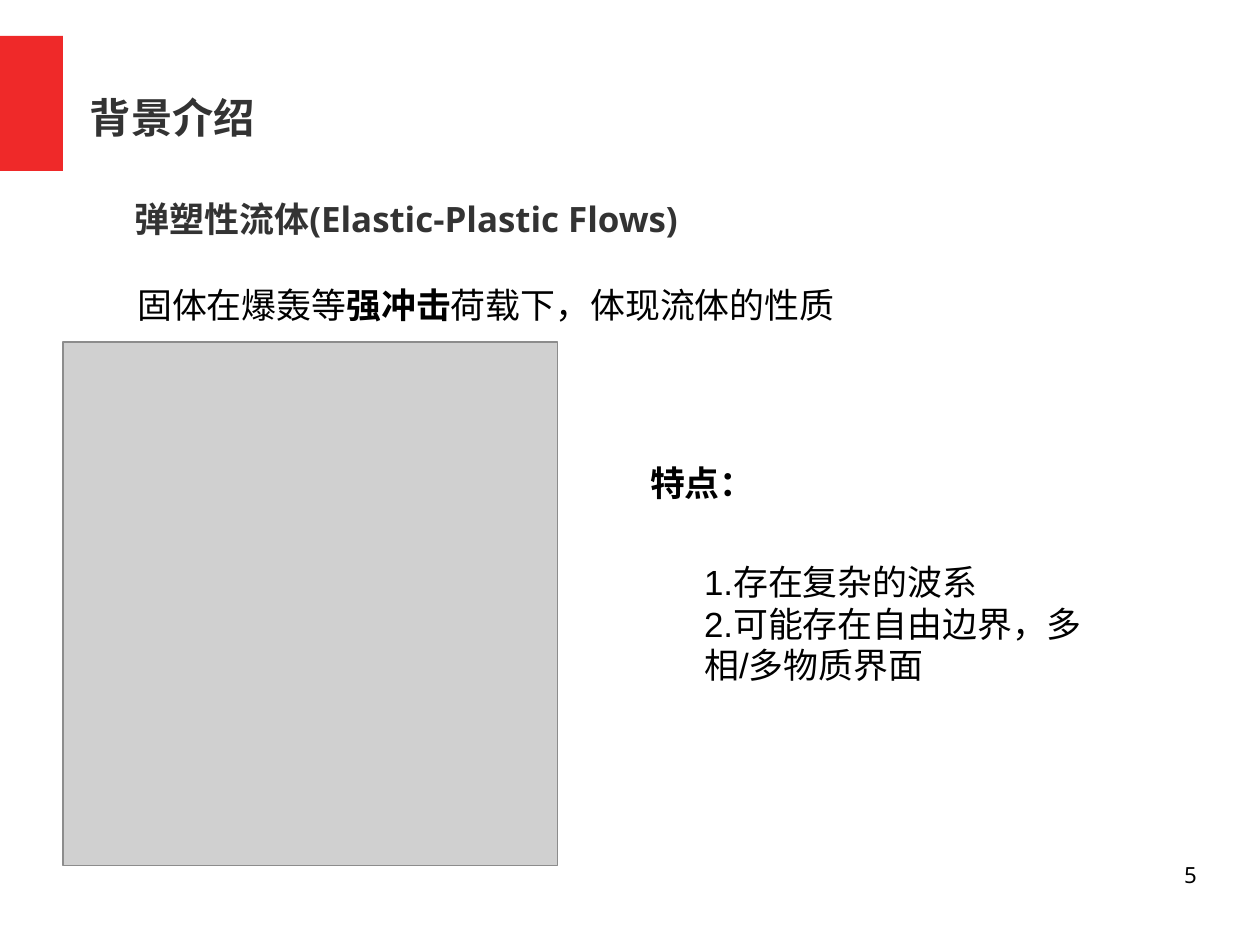
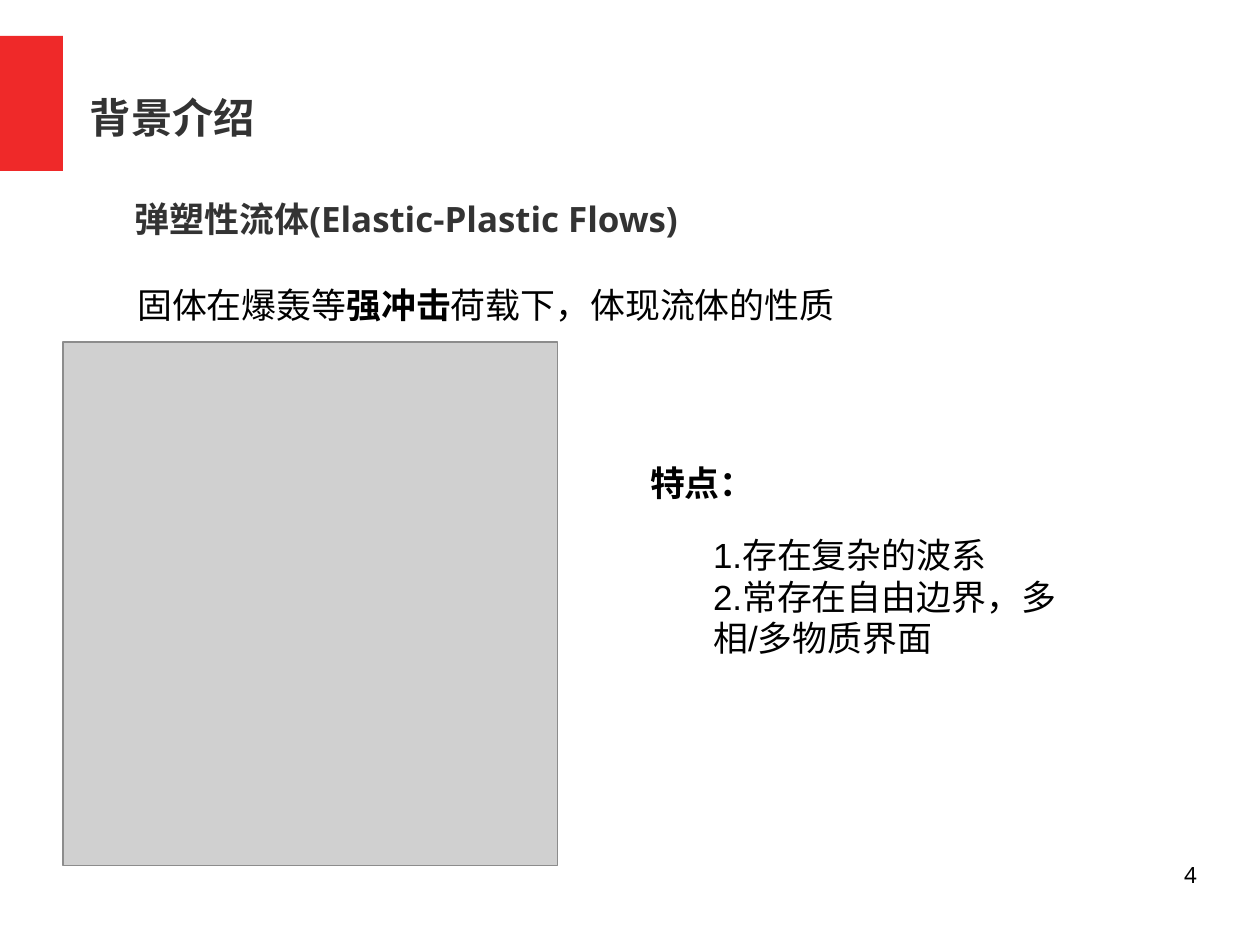
Before and after one commit to bfly123/Lag2D, a slide deck: slide 4 of 青年科技报告2019.odp (slide 5 before the commit). Drawn at 1260x945 pixels with LibreOffice and Linux fonts; fonts in the diff are those of the drawing; grey boxes stand for pictures; background and template pictures are left out. Boxes give left, top, right and bottom in pixels: in the first picture for what was removed or moved away, otherwise in the second. Text is boxed around its words. In the diff, an @@ line names an element or a change of style, - is before the commit and + after.

```diff
--- a/青年科技报告2019.odp
+++ b/青年科技报告2019.odp
@@ text "1.存在复杂的波系": place and size @@
-text "1.存在复杂的波系" at box(704, 567, 1082, 681)
+text "1.存在复杂的波系" at box(713, 540, 1056, 654)
@@ text at box(713, 581, 1056, 654): text changed @@
-2.可能存在自由边界，多相/多物质界面
+2.常存在自由边界，多相/多物质界面
@@ page number at box(1184, 867, 1197, 883): text changed @@
-5
+4
```
Also in this commit, not shown: 3 other slides changed, 1 slide added, 1 slide removed.
